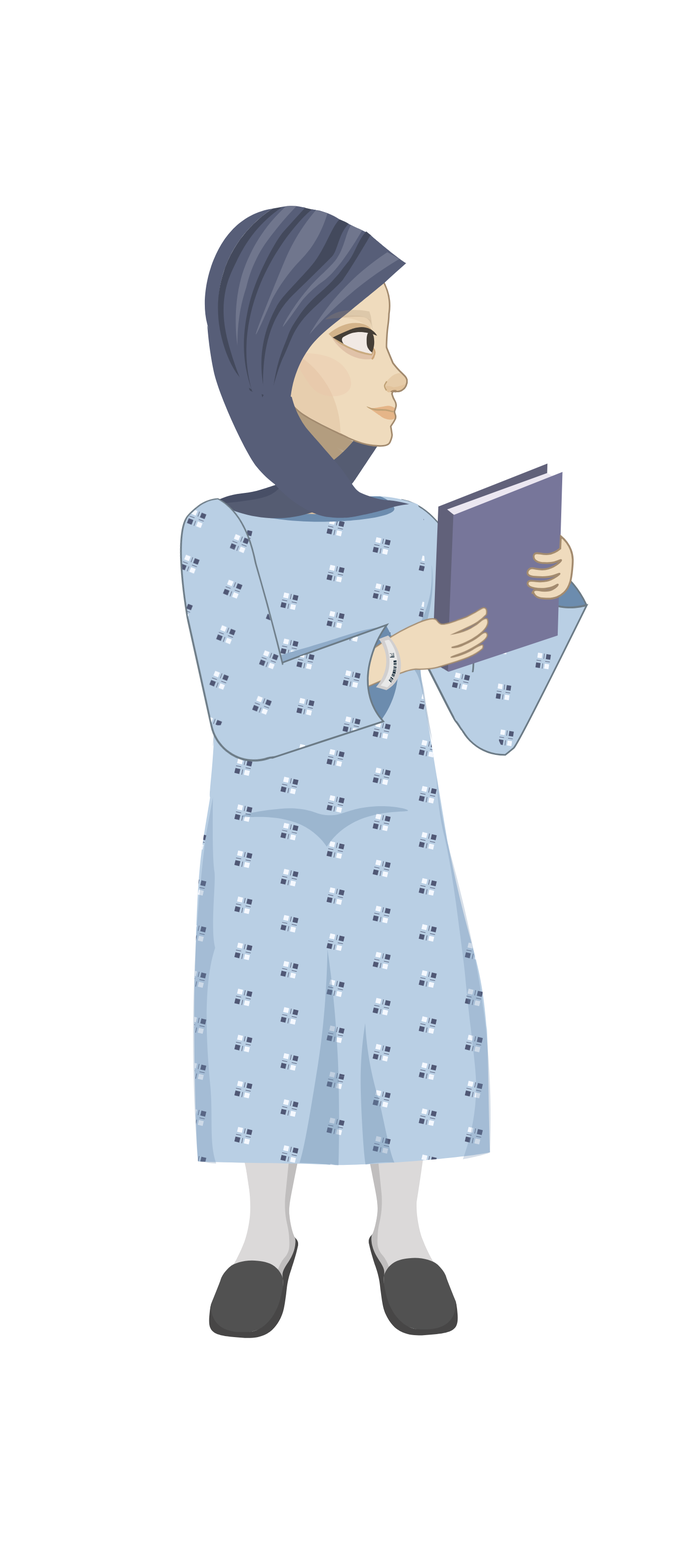
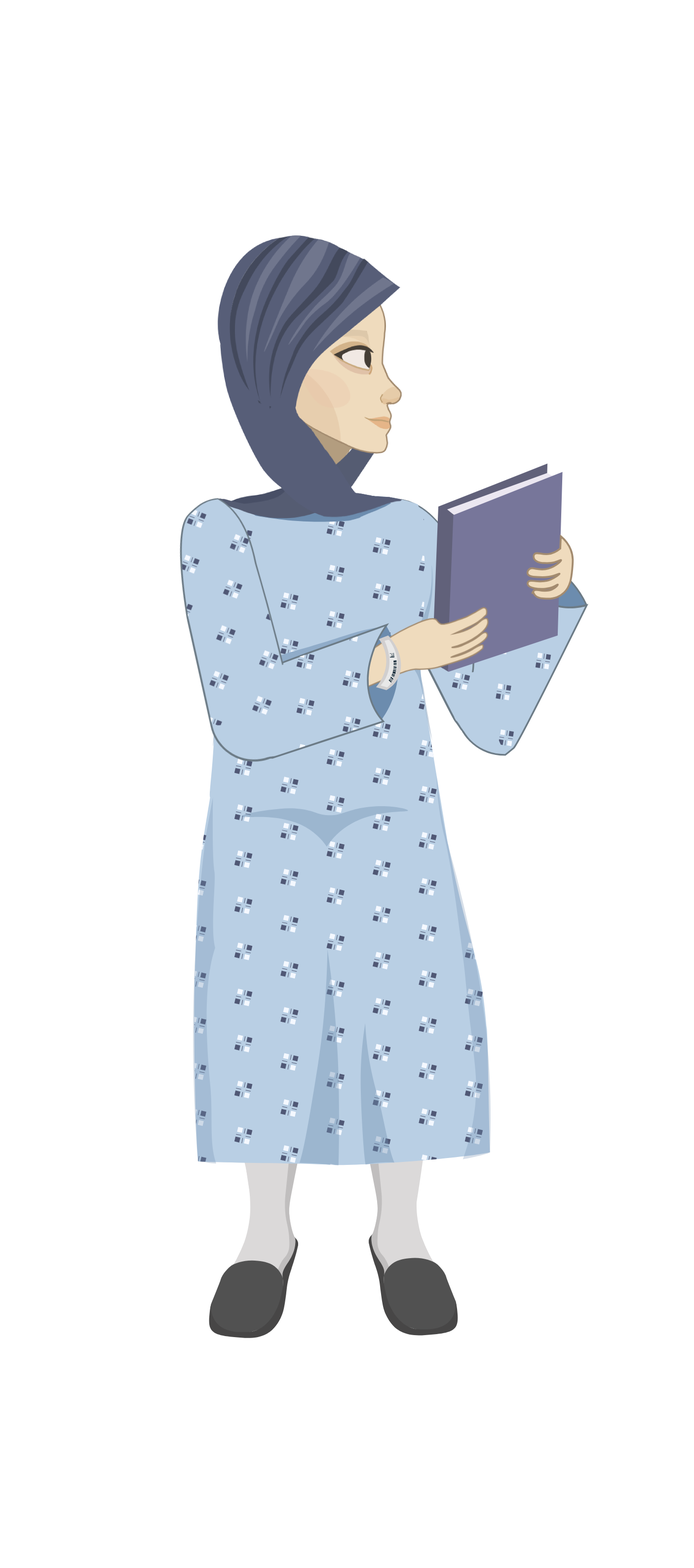
Two versions of the same layered image (w=694, h=1568). Layer-by-layer changes:
painted on "HijabTop" over (x1=204, y1=205, x2=410, y2=519)
added group "Face" (2nd of 3, in "MomPassing") with 4 layers in group "MomPassing" over (x1=244, y1=259, x2=403, y2=454)
"Brow": opacity 24% → 100%, moved it into group "Face", painted on it over (x1=324, y1=309, x2=374, y2=352)
moved "Pupil" into group "Face", painted on it over (x1=363, y1=332, x2=375, y2=369)
moved "Mouth" into group "Face", painted on it over (x1=364, y1=405, x2=396, y2=430)
moved "Face" (3rd of 3, in "MomPassing" › "Face") into group "Face", painted on it over (x1=234, y1=232, x2=409, y2=454)
painted on "HijabBelow" over (x1=208, y1=342, x2=391, y2=519)
painted on "Torso" over (x1=260, y1=499, x2=395, y2=522)
painted on "<Path>" (5th of 5, in "MomPassing" › "neck") over (x1=334, y1=438, x2=358, y2=455)
